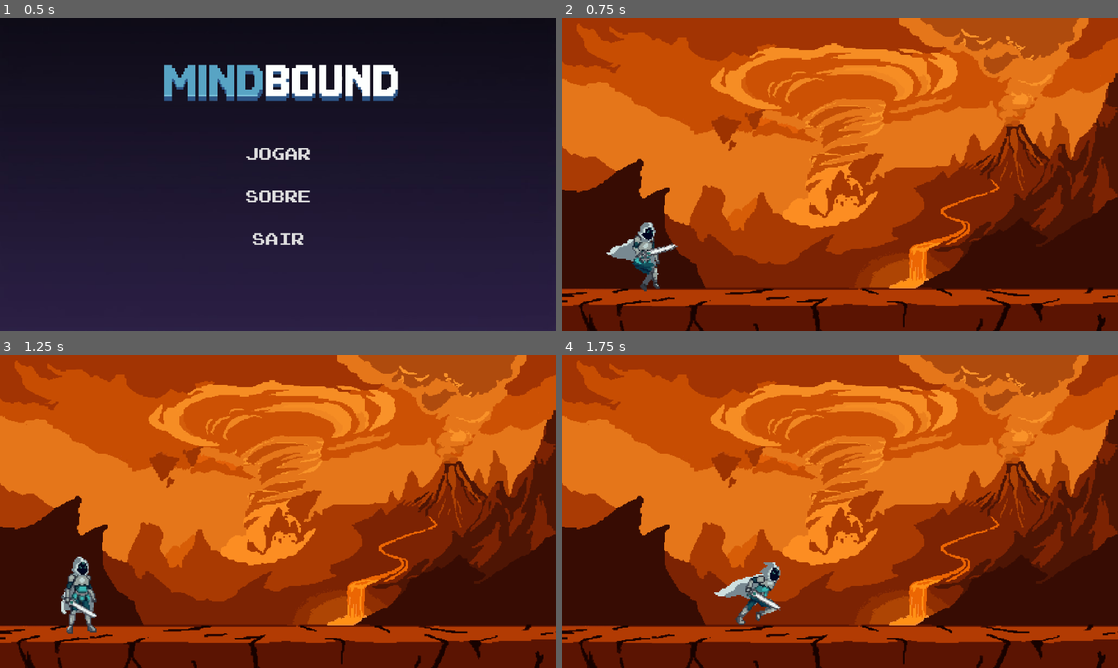
Above: before the commit, frames 1-4 (two rows, left to right).
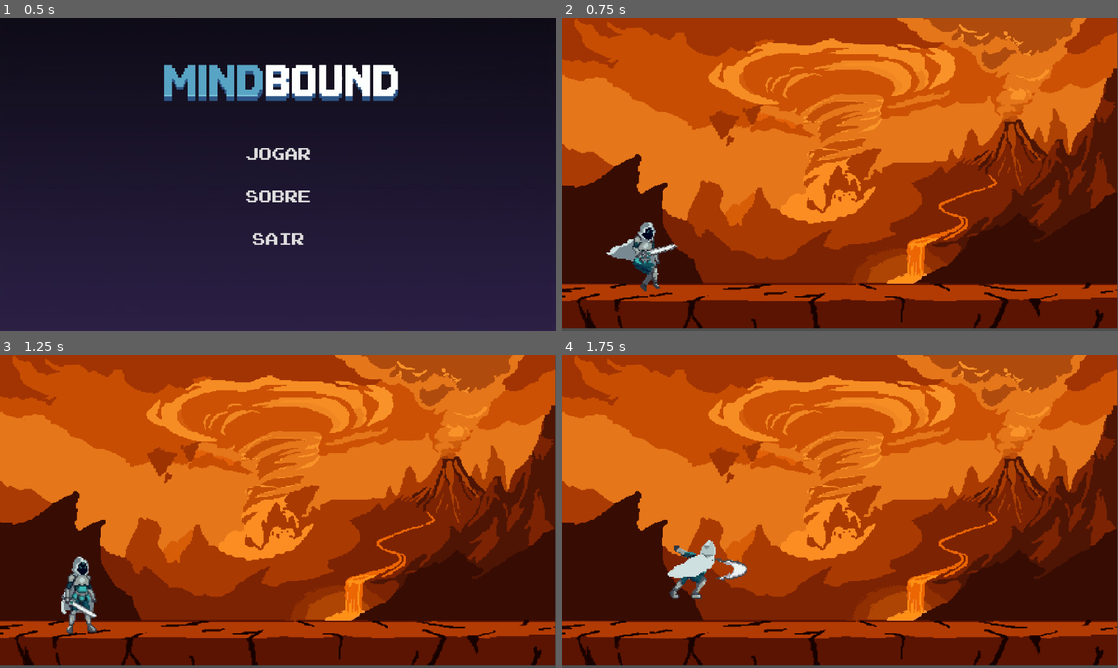
Above: after the commit, the same moments.

Repository: Yagohsl/Mindbound
Game: Godot game, scene res://screens/menu_principal.tscn
Same seed, same stepped clock (60 frames per second), same inputs: the game is played once before the commit and once after it.
Inputs:
- Up to frame 1 (0.5 s): no input
- Up to frame 2 (0.75 s): click "JOGAR" at 0.5 s
- Up to frame 3 (1.25 s): no input
- Up to frame 4 (1.75 s): tap Enter at 1.25 s; hold Right (move_right) from 1.28 s (still down); tap X (attack) at 1.35 s; tap Space (jump) at 1.52 s; tap C (dash) at 1.55 s

Frame 1 is identical in both runs. In frame 2, 22% of the frame differs, in the area x 0-100%, y 0-100%; in frame 3, 22%; in frame 4, 24%.

Commit message:
Add attack action and animation handling

Diff:
--- a/heroi.gd
+++ b/heroi.gd
@@ -41,10 +41,13 @@
 		move_and_slide()
 		return
 
-	# Se estiver atacando ou dando dash, ignora o movimento normal
-	if is_attacking or is_dashing:
-		move_and_slide()
-		return
+
+
+	# Ataque
+	if Input.is_action_just_pressed("attack") and not is_attacking:
+		is_attacking = true
+		anim.play("attack")
+
 
 	# Adiciona a gravidade.
 	if not is_on_floor():
@@ -57,28 +60,35 @@
 	if Input.is_action_just_released("jump") and velocity.y <0:
 		velocity.y *= 0.5
 
+	# Movimentacao
 	# Pega a entrada (direta ou esquerda) e lida com a movementacao
-	# As good practice, you should replace UI actions with custom gameplay actions.
 	var direction := Input.get_axis("move_left", "move_right")
 	if direction:
 		velocity.x = direction * SPEED
+
 		# Vira o player
-		sprite.flip_h = direction < 0
+		if not is_attacking:
+			sprite.flip_h = direction < 0
 
-		# Toca anim de correr se estiver no chao
-		if is_on_floor():
+		# Toca anim de correr se estiver no chao e nao atacando
+		if is_on_floor() and not is_attacking:
 			anim.play("run")
 	else:
 		velocity.x = move_toward(velocity.x, 0, SPEED)
 
-		if is_on_floor():
+		if is_on_floor() and not is_attacking:
 			anim.play("idle")
 
 	# Controle de anim aerea
-	if not is_on_floor():
+	if not is_on_floor() and not is_attacking:
 		if velocity.y < 0:
 			anim.play("jump_up")
 		else:
 			anim.play("jump_down")
 
 	move_and_slide()
+
+
+func _on_animation_player_animation_finished(anim_name: StringName) -> void:
+	if anim_name == "attack":
+		is_attacking = false
--- a/heroi.tscn
+++ b/heroi.tscn
@@ -20,7 +20,7 @@
 
 [sub_resource type="Animation" id="Animation_7ymrh"]
 resource_name = "attack"
-length = 1.7333333
+length = 0.5
 tracks/0/type = "value"
 tracks/0/imported = false
 tracks/0/enabled = true
@@ -28,7 +28,7 @@
 tracks/0/interp = 1
 tracks/0/loop_wrap = true
 tracks/0/keys = {
-"times": PackedFloat32Array(0, 0.42, 0.86, 1.3),
+"times": PackedFloat32Array(0, 0.13333334, 0.26666668, 0.4),
 "transitions": PackedFloat32Array(1, 1, 1, 1),
 "update": 1,
 "values": [25, 26, 27, 28]
@@ -157,3 +157,5 @@
 [node name="CollisionShape2D" type="CollisionShape2D" parent="." unique_id=294359657]
 position = Vector2(-8, 7)
 shape = SubResource("CapsuleShape2D_k7ye4")
+
+[connection signal="animation_finished" from="AnimationPlayer" to="." method="_on_animation_player_animation_finished"]
--- a/screens/arena_batalha.tscn
+++ b/screens/arena_batalha.tscn
@@ -9,6 +9,7 @@
 [node name="Arena" type="StaticBody2D" unique_id=880845399]
 
 [node name="Sprite2D" type="Sprite2D" parent="." unique_id=2143365313]
+position = Vector2(-5, -11)
 scale = Vector2(2.1383333, 1.8125)
 texture = ExtResource("1_nd1db")
 centered = false
